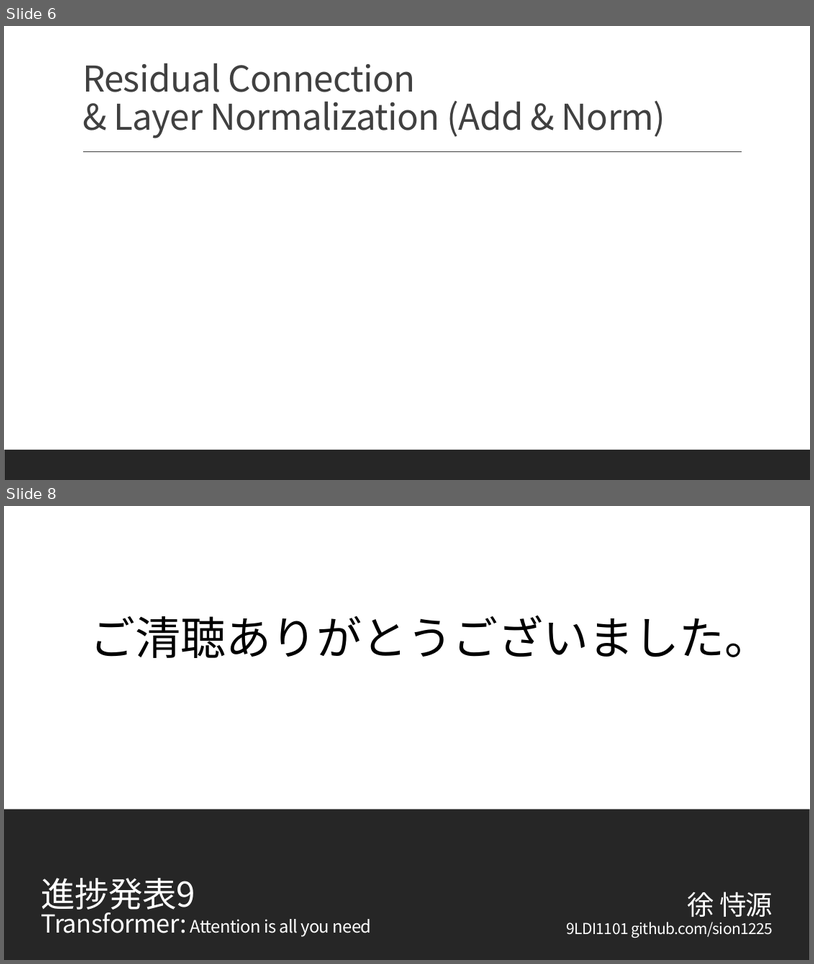
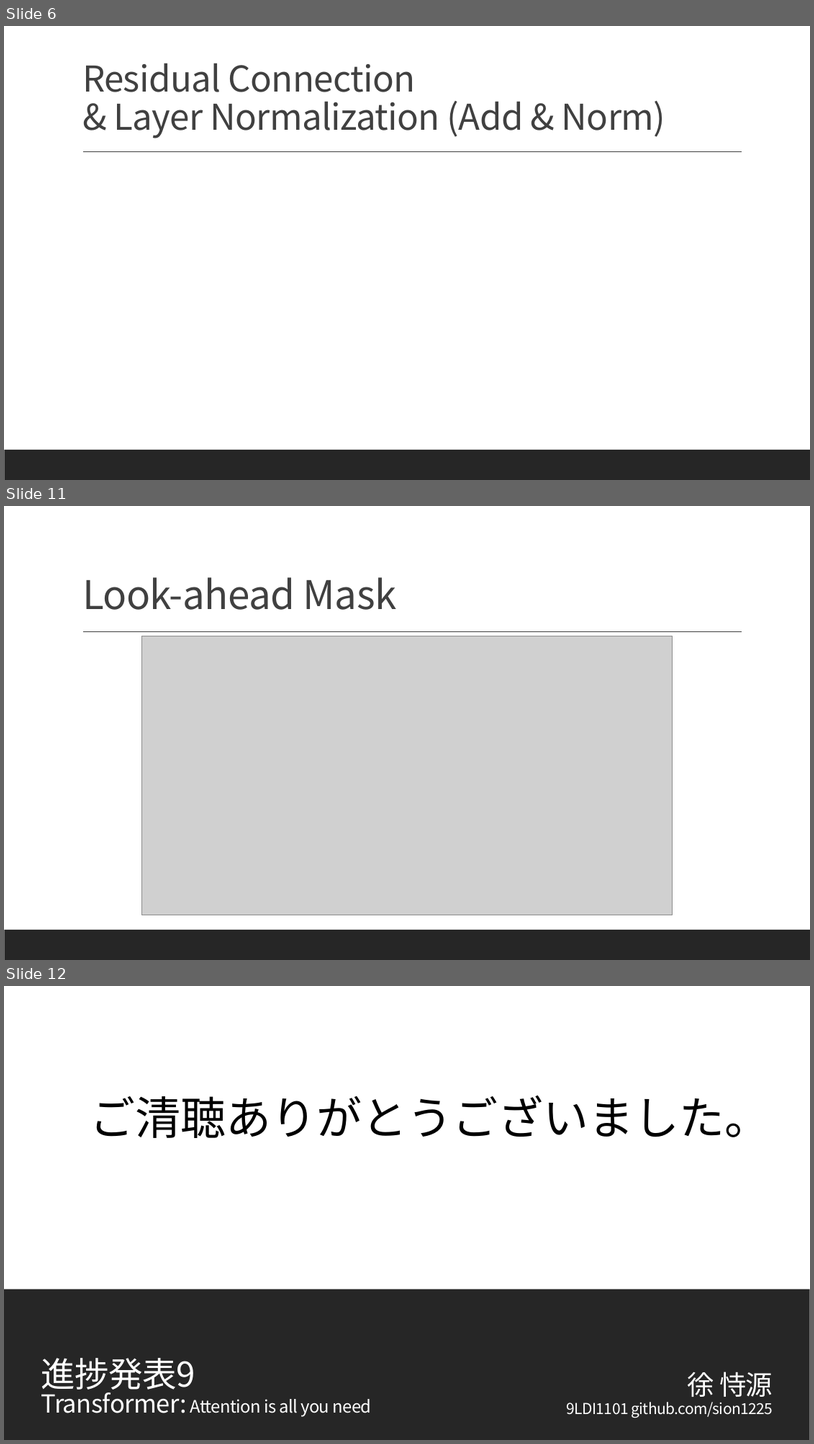
Before and after one commit to Sion1225/Study-Deeplearning-NLP, a slide deck: Presentation/ppt9 Transformer2.pptx. Shown one above the other, each under a label of ours: slides 6 and 8 before the commit, slides 6, 11 and 12 after it; the slides between them are not shown. The pictures are 814x964 and 814x1444 pixels, drawn with LibreOffice and Linux fonts; fonts in the diff are those of the drawing; grey boxes stand for pictures. Boxes give left, top, right and bottom in pixels: in the first picture for what was removed or moved away, otherwise in the second. Text is boxed around its words. In the diff, an @@ line names an element or a change of style, - is before the commit and + after.

```diff
--- a/Presentation/ppt9 Transformer2.pptx
+++ b/Presentation/ppt9 Transformer2.pptx
@@ slide 11 added at [4, 506, 810, 960], background #FFFFFF; not listed: 2 template elements that a slide beside it also shows @@
@@ title added at [82, 577, 397, 610], 47 pt, text #404040 @@
+Look-ahead Mask
@@ picture added at [142, 636, 673, 915] @@
@@ what was slide 8 is now slide 12 @@
```
Also in this commit, not shown: 4 other slides added, 1 slide removed, 1 other file.
